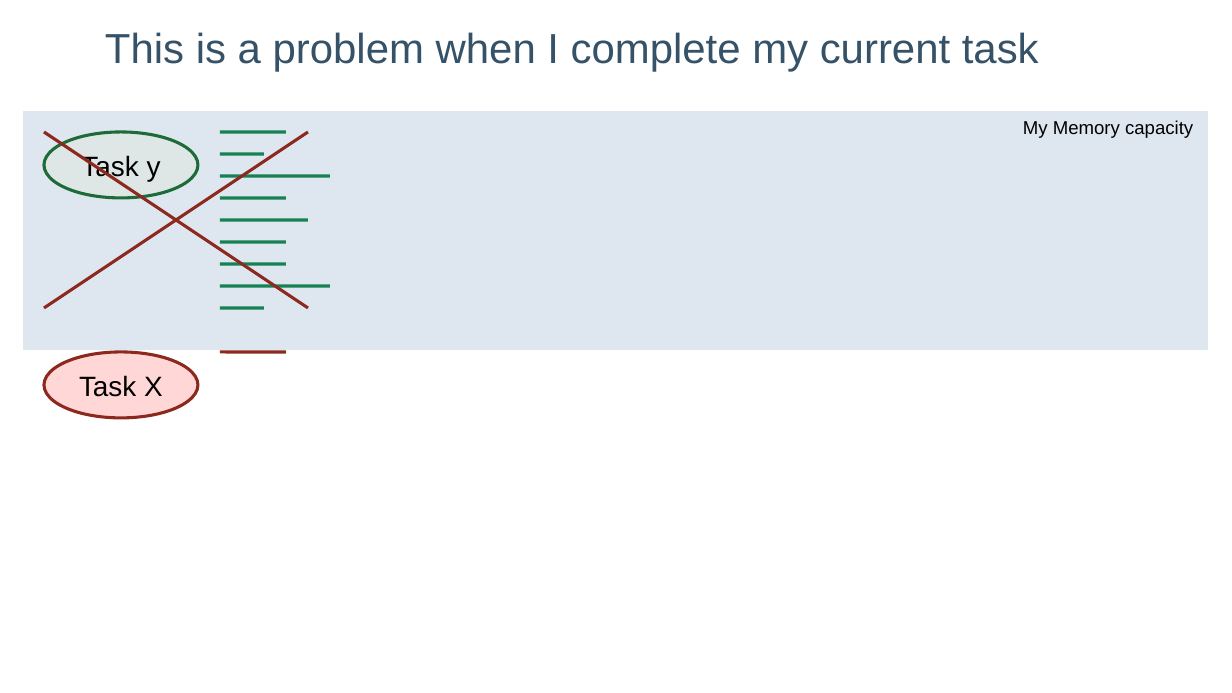
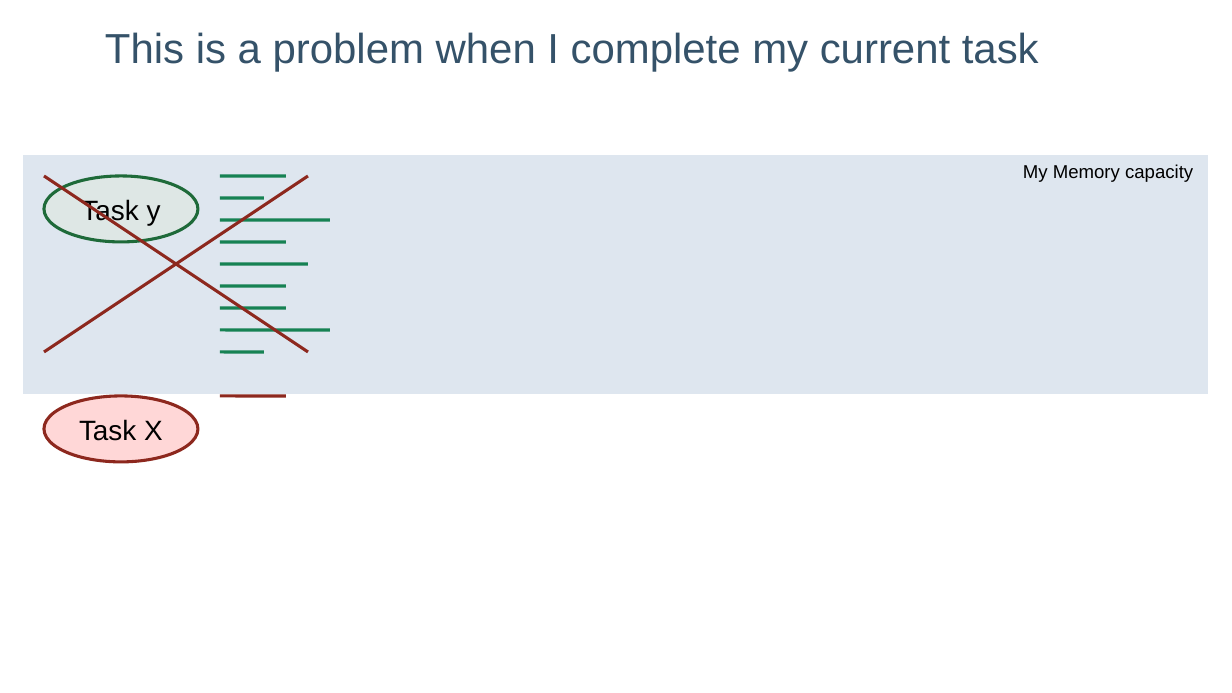
Before and after one commit to lelanthran/frame, a slide deck: slide 14 of docs/FrameIntroduction.odp. Drawn at 1232x693 pixels with LibreOffice and Linux fonts; fonts in the diff are those of the drawing; background and template pictures are left out. Boxes give left, top, right and bottom in pixels: in the first picture for what was removed or moved away, otherwise in the second. Text is boxed around its words. In the diff, an @@ line names an element or a change of style, - is before the commit and + after.

```diff
--- a/docs/FrameIntroduction.odp
+++ b/docs/FrameIntroduction.odp
@@ 6 lines, 2 ellipses, 1 text, 1 rectangle: place and size @@
-6 lines, 2 ellipses, 1 text, 1 rectangle at <box>22,110,1211,418</box>
+6 lines, 2 ellipses, 1 text, 1 rectangle at <box>22,154,1211,462</box>
@@ line moved from (220, 198) - (286, 198) to (220, 176) - (286, 176) @@
@@ line moved from (220, 220) - (309, 220) to (220, 220) - (330, 220) @@
@@ line moved from (220, 176) - (330, 176) to (220, 264) - (309, 264) @@
@@ line moved from (220, 264) - (286, 264) to (220, 286) - (286, 286) @@
@@ line moved from (220, 132) - (286, 132) to (220, 309) - (286, 309) @@
```
Also in this commit, not shown: 20 other slides changed, 1 other file.
